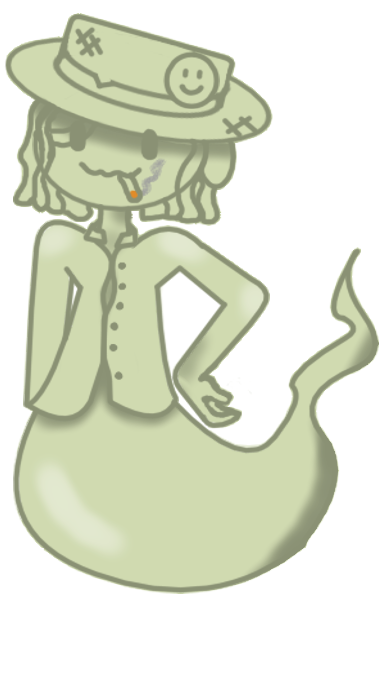
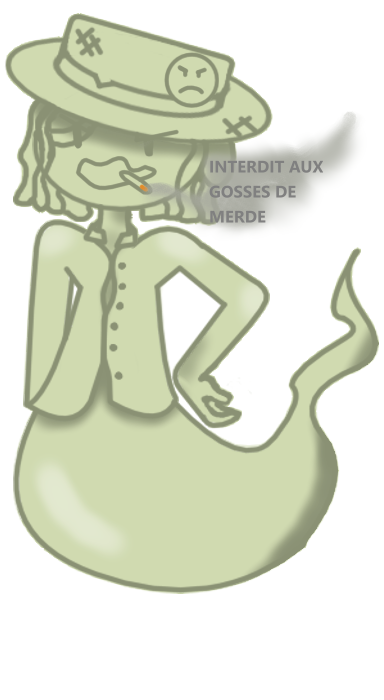
Layered file, before and after one edit (384×700). Changes by layer:
added group "colère" with 5 layers in group "expression" over box(59, 51, 363, 239)
added layer "Calque de dessin 4" in group "colère" over box(163, 51, 220, 109)
added layer "Calque de dessin 7" in group "colère" over box(64, 51, 363, 239)
added layer "Calque de dessin 6" in group "colère" over box(68, 128, 192, 227)
added layer "Calque de dessin 5" in group "colère" over box(59, 64, 192, 192)
hid group "neutre" (4 layers) over box(59, 51, 354, 239)
painted on "chapeau" over box(59, 51, 290, 192)
painted on "chemise" over box(123, 192, 226, 238)
painted on "cheveux" over box(59, 64, 290, 239)
painted on "visage" (2nd of 2, in "line") over box(59, 64, 290, 239)
painted on "haut" over box(123, 192, 321, 239)
painted on "ombre" over box(59, 64, 363, 239)
painted on "ligth" over box(59, 51, 363, 239)
painted on "fond" over box(59, 51, 363, 239)
painted on "fond blanc" over box(59, 51, 363, 239)
